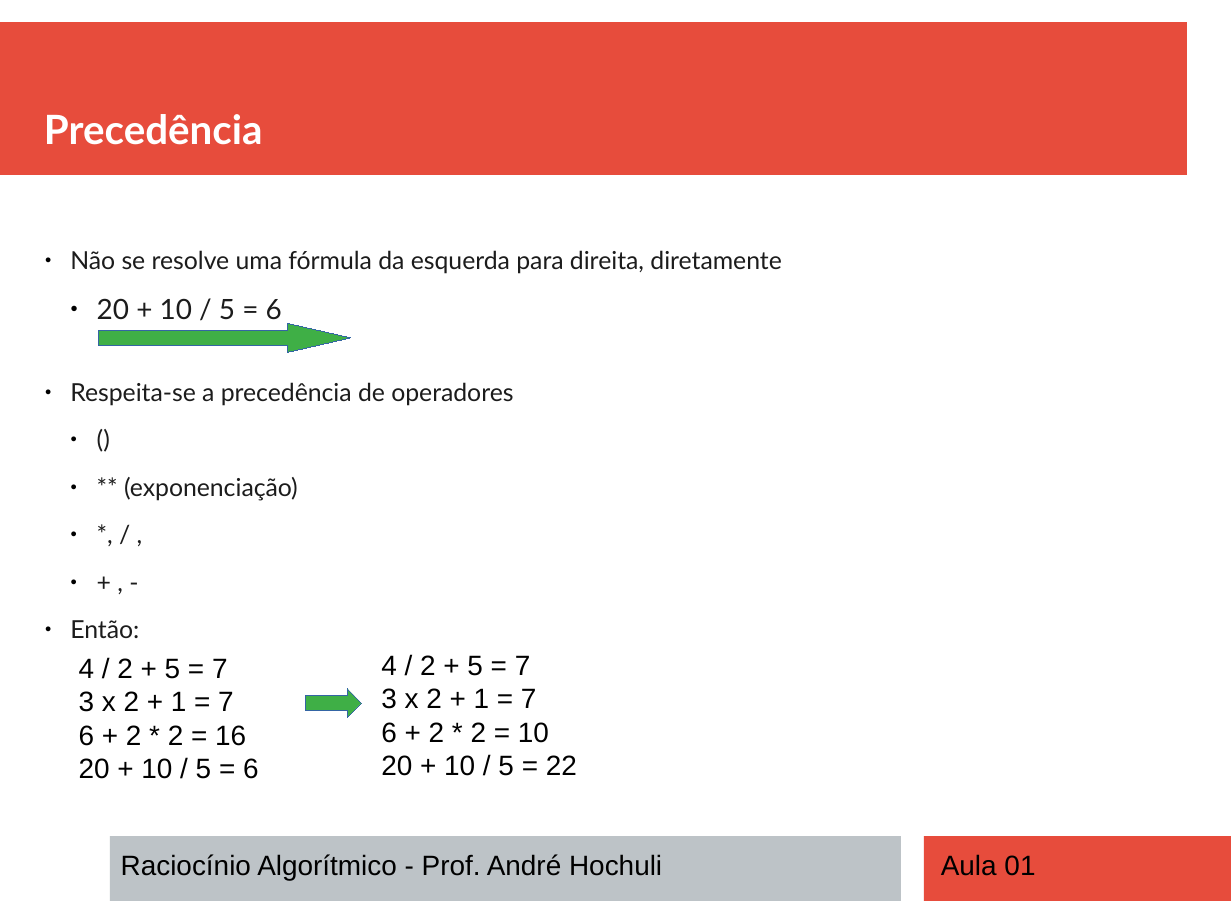
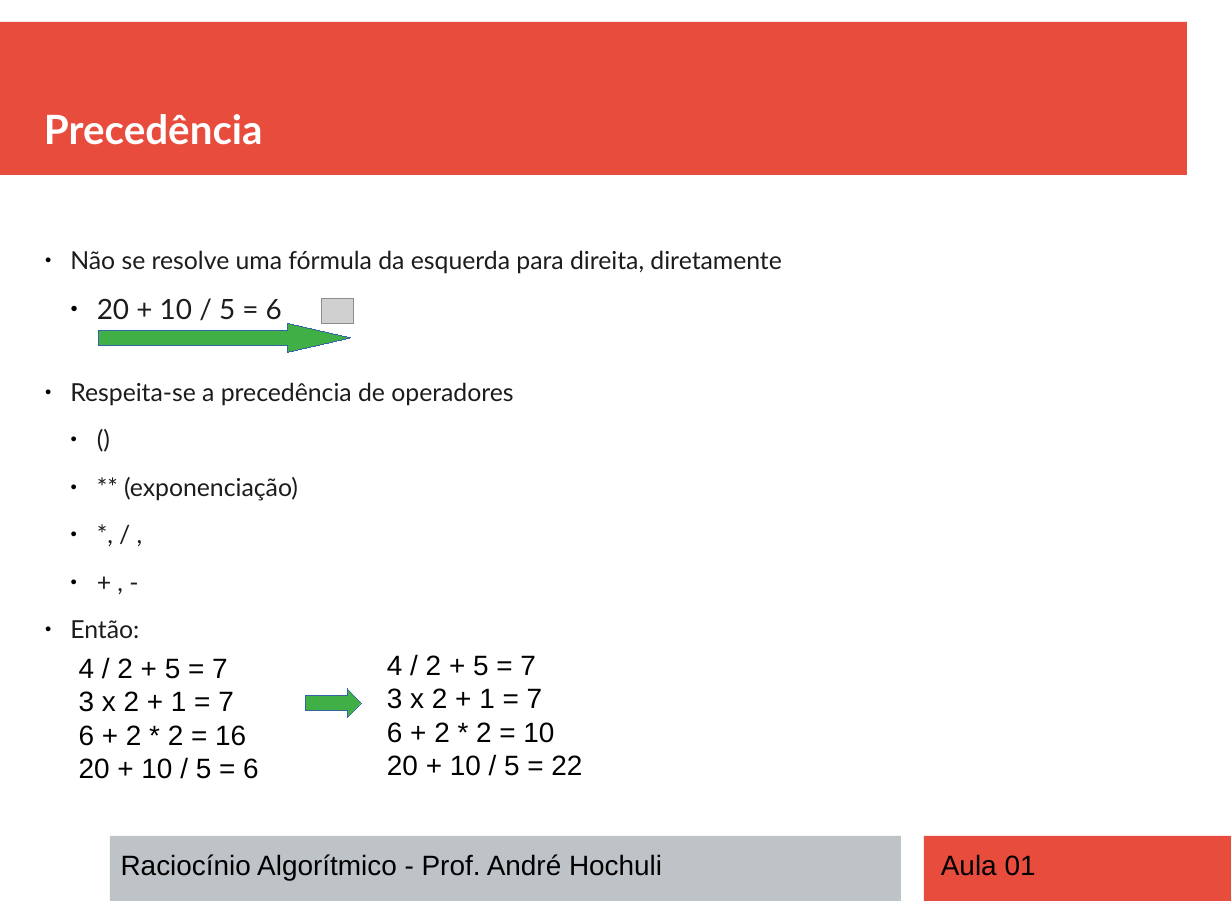
Before and after one commit to andrehochuli/teaching, a slide deck: slide 20 of RaciocinioAlgoritmico/Aula 01 - Introdução/Aula 01 - Introdução.pptx (slide 19 before the commit). Drawn at 1232x924 pixels with LibreOffice and Linux fonts; fonts in the diff are those of the drawing; grey boxes stand for pictures; background and template pictures are left out. Boxes give left, top, right and bottom in pixels: in the first picture for what was removed or moved away, otherwise in the second. Text is boxed around its words. In the diff, an @@ line names an element or a change of style, - is before the commit and + after.

```diff
--- a/RaciocinioAlgoritmico/Aula 01 - Introdução/Aula 01 - Introdução.pptx
+++ b/RaciocinioAlgoritmico/Aula 01 - Introdução/Aula 01 - Introdução.pptx
@@ picture added at box(321, 298, 353, 323) @@
@@ text "4 / 2 + 5 ...": place and size @@
-text "4 / 2 + 5 ..." at box(381, 655, 577, 776)
+text "4 / 2 + 5 ..." at box(387, 655, 582, 776)
```
Also in this commit, not shown: 5 other slides changed, 1 slide added, 25 other files.
